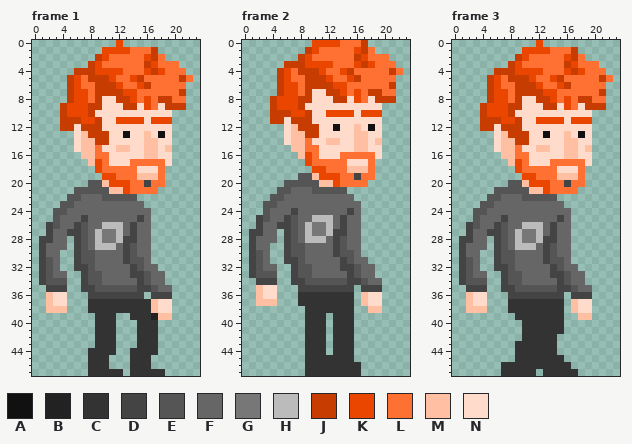
Edited in one commit: pixel-art file (animacije/vasko hoja reedit.aseprite). Above is the file before it was changed.
24x48 pixels, 4 frames. Shown: frame 1, frame 2, frame 3. The commit also changed other frames, which this record leaves out.
Palette (. is transparent): A #111111  B #222222  C #333333  D #444444  E #555555  F #666666  G #777777  H #bbbbbb  J #c73c00  K #eb4600  L #ff7033  M #ffbfa3  N #ffdbcc
Pixels before, frame 1, first column x 1:
 0 ...........K..........
 1 .........KKKKLLLJ.....
 2 ........JKLLLLLKJL....
 3 .......JKLLLLLLJKLLL..
 4 .....JJJKKKKLLLKJKLLL.
 5 ....JKLJJJKLLKJLLLLLJL
 6 ....JKLLJJJKLLKJLLLLL.
 7 ....JKKLJJJJKKLLLLLLJ.
 8 ....JKKLJNNJJKLKLJJLL.
 9 ...JKKKJJNNNJJNKLNJJJ.
10 ...JKKKJNNNNNNNNNNN...
11 ...JJJKKJNNKKKKNKKK...
12 ...JJNJJJNNNNNNNNNN...
13 .....NMJJJNNANNMNAN...
14 .....NMMJJNNNNNMMNN...
15 .....NMMLNNMMNNMMNM...
16 ......MMLLNNNNNMMNN...
17 .......MKLNNNLLLLLN...
18 ........KLLLLLNNNL....
19 .........KKLLLMMML....
20 .......EEMKKKLLDLL....
21 .....EEEEEMMKLLLL.....
22 ....EEFFFEEEEE........
23 ...EEFFFFFFFFFF.......
24 ..EEFFFFFFFFFFFF......
25 ..EFFFDFFFFFFFDF......
26 .DEFFDEFFHHHFDFF......
27 .DFFDDEFHGGHFDFF......
28 DDFF.DEFHGGHDDFF......
29 DFFF.DEFHHHFDEFF......
30 DFF..DEEFFFFDEFF......
31 DEF..DEEFFFFDEEF......
32 DEF..DDEFFFFFDEFF.....
33 DEFF..DEEFFFFDDEFF....
34 DEEE..DEEFFFFFDEFF....
35 .DDD..DDEEEEEEDDEFF...
36 .MNN...DDDDDDDD.DDD...
37 .MNN...CCCCCCCCCMNN...
38 .MMM...CCCCCCCCCMNN...
39 ........CCC..CCCBMM...
40 ........CCC...CCC.....
41 ........CCC...CCC.....
42 ........CCC...CCC.....
43 ........CCC...CCC.....
44 .......CCCC..CCCC.....
45 .......CCC...CCC......
46 .......CCC...CCC......
47 .......CCCCC.CCCCC....
Pixels before, frame 2, first column x 1:
 0 .........KKKKLLLJ.....
 1 ........JKLLLLLKJL....
 2 .......JKLLLLLLJKLLL..
 3 .....JJJKKKKLLLKJKLLL.
 4 ....JKLJJJKLLKJLLLLLJL
 5 ....JKLLJJJKLLKJLLLLL.
 6 ....JKKLJJJJKKLLLLLLJ.
 7 ....JKKLJNNJJKLKLJJLL.
 8 ...JKKKJJNNNJJNKLNJJJ.
 9 ...JKKKJNNNNNNNNNNN...
10 ...JJJKKJNNKKKKNKKK...
11 ...JJNJJJNNNNNNNNNN...
12 .....NMJJJNNANNMNAN...
13 .....NMMJJNNNNNMMNN...
14 .....NMMLNNMMNNMMNM...
15 ......MMLLNNNNNMMNN...
16 .......MKLNNNLLLLLN...
17 ........KLLLLLNNNL....
18 .........KKLLLMMML....
19 .......EEMKKKLLDLL....
20 .....EEEEEMMKLLLL.....
21 ....EEFFFEEEEE........
22 ...EEFFFFFFFFFF.......
23 ..EEFFFFFFFFFFFF......
24 ..EFFFDFFFFFFFDF......
25 .DEFFDEFFHHHFDFF......
26 .DFFDDEFHGGHFDFF......
27 DDFF.DEFHGGHDDFF......
28 DFFF.DEFHHHFDEFF......
29 DFF..DEEFFFFDEFF......
30 DEF..DEEFFFFDEEF......
31 DEF..DDEFFFFFDEFF.....
32 DEFF..DEEFFFFDDEFF....
33 DEEE..DEEFFFFFDEFF....
34 .DDD..DDEEEEEEDDEFF...
35 .MNN...DDDDDDDD.DDD...
36 .MNN...CCCCCCCC.MNN...
37 .MMM...CCCCCCCC.MNN...
38 ........CCCCCCC..MM...
39 ........CCC.CCC.......
40 ........CCC.CCC.......
41 ........CCC.CCC.......
42 ........CCC.CCC.......
43 ........CCC.CCC.......
44 ........CCC.CCC.......
45 ........CCCCCCC.......
46 ........CCCCCCCC......
47 ........CCCCCCCC......
Pixels before, frame 3, first column x 1:
 0 ...........K..........
 1 .........KKKKLLLJ.....
 2 ........JKLLLLLKJL....
 3 .......JKLLLLLLJKLLL..
 4 .....JJJKKKKLLLKJKLLL.
 5 ....JKLJJJKLLKJLLLLLJL
 6 ....JKLLJJJKLLKJLLLLL.
 7 ....JKKLJJJJKKLLLLLLJ.
 8 ....JKKLJNNJJKLKLJJLL.
 9 ...JKKKJJNNNJJNKLNJJJ.
10 ...JKKKJNNNNNNNNNNN...
11 ...JJJKKJNNKKKKNKKK...
12 ...JJNJJJNNNNNNNNNN...
13 .....NMJJJNNANNMNAN...
14 .....NMMJJNNNNNMMNN...
15 .....NMMLNNMMNNMMNM...
16 ......MMLLNNNNNMMNN...
17 .......MKLNNNLLLLLN...
18 ........KLLLLLNNNL....
19 .........KKLLLMMML....
20 .......EEMKKKLLDLL....
21 .....EEEEEMMKLLLL.....
22 ....EEFFFEEEEE........
23 ...EEFFFFFFFFFF.......
24 ..EEFFFFFFFFFFFF......
25 ..EFFFDFFFFFFFDF......
26 .DEFFDEFFHHHFDFF......
27 .DFFDDEFHGGHFDFF......
28 DDFF.DEFHGGHDDFF......
29 DFFF.DEFHHHFDEFF......
30 DFF..DEEFFFFDEFF......
31 DEF..DEEFFFFDEEF......
32 DEF..DDEFFFFFDEFF.....
33 DEFF..DEEFFFFDDEFF....
34 DEEE..DEEFFFFFDEFF....
35 .DDD..DDEEEEEEDDEFF...
36 .MNN...DDDDDDDD.DDD...
37 .MNN...CCCCCCCC.MNN...
38 .MMM...CCCCCCCC.MNN...
39 ........CCCCCCC..MM...
40 .........CCCCCC.......
41 .........CCCCCC.......
42 .........CCCCC........
43 ........CCCCCC........
44 ........CCCCCC........
45 ........CCCCCCC.......
46 ......CCCCCCCCCC......
47 ......CCCCC.CCCCC.....
The result:
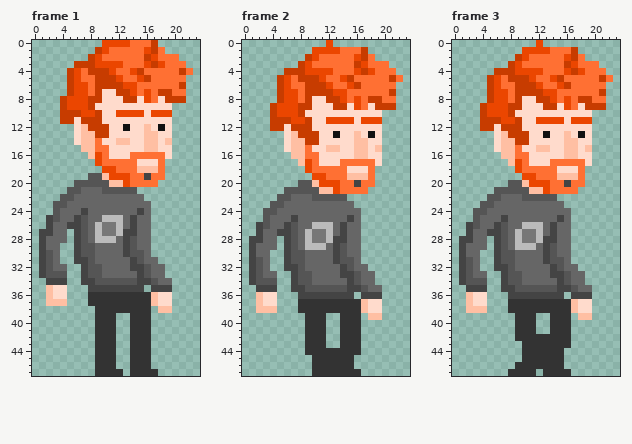
Difference:
Frame 1:
y 0: x 10..11 .. -> KK; x 13..17 ..... -> KLLLJ
y 1: x 9 . -> J; x 11..13 KKK -> LLL; x 16 L -> K; x 18 . -> L
y 2: x 8..10 .JK -> JKL; x 16..17 KJ -> JK; x 19..20 .. -> LL
y 3: x 6..7 .. -> JJ; x 10..12 LLL -> KKK; x 16..18 JKL -> KJK; x 21 . -> L
y 4: x 5..7 .JJ -> JKL; x 9..10 KK -> JJ; x 12 K -> L; x 14..18 LLKJK -> KJLLL; x 21..22 L. -> JL
y 5: x 8 J -> L; x 11..12 KL -> JK; x 14..16 KJL -> LKJ; x 21..22 JL -> L.
y 6: x 7 L -> K; x 12..16 KLLKJ -> JKKLL; x 21 L -> J
y 7: x 10..11 JJ -> NN; x 13 K -> J; x 16 L -> K; x 18..19 LL -> JJ; x 21 J -> L
y 8: x 4..5 .J -> JK; x 8 L -> J; x 12 J -> N; x 14..15 KL -> JN; x 18 J -> N; x 20..21 LL -> JJ
y 9: x 9 J -> N; x 13..14 JJ -> NN; x 16..17 KL -> NN; x 19..21 JJJ -> N..
y 10: x 5..6 KK -> JJ; x 8..9 JN -> KJ; x 12..15 NNNN -> KKKK; x 17..19 NNN -> KKK
y 11: x 6..8 JKK -> NJJ; x 12..15 KKKK -> NNNN; x 17..19 KKK -> NNN
y 12: x 4..5 JJ -> ..; x 7 J -> M; x 10 N -> J; x 13 N -> A; x 16 N -> M; x 18 N -> A
y 13: x 8 J -> M; x 13 A -> N; x 17..18 NA -> MN
y 14: x 9..10 JJ -> LN; x 12..13 NN -> MM; x 19 N -> M
y 15: x 6 N -> .; x 10 N -> L; x 12..13 MM -> NN; x 19 M -> N
y 16: x 7 M -> .; x 9 L -> K; x 14..18 NNMMN -> LLLLL
y 17: x 8 M -> .; x 11..13 NNN -> LLL; x 15..17 LLL -> NNN; x 19 N -> .
y 18: x 9..11 KLL -> .KK; x 15..17 NNN -> MMM
y 19: x 8..10 ..K -> EEM; x 12..13 LL -> KK; x 15..17 MMM -> LDL
y 20: x 6..7 .. -> EE; x 10..12 MKK -> EMM; x 16 D -> L; x 18 L -> .
y 21: x 5 . -> E; x 7..9 EEE -> FFF; x 11..17 MMKLLLL -> EEEE...
y 22: x 4 . -> E; x 6 E -> F; x 10..15 EEEEE. -> FFFFFF
y 23: x 3 . -> E; x 5 E -> F; x 16 . -> F
y 24: x 4 E -> F; x 7 F -> D; x 15 F -> D
y 25: x 2 . -> D; x 6..7 FD -> DE; x 10..12 FFF -> HHH; x 14..15 FD -> DF
y 26: x 3 E -> F; x 5 F -> D; x 9..11 FHH -> HGG
y 27: x 1 . -> D; x 5 D -> .; x 13 F -> D
y 28: x 2 D -> F; x 10..12 GGH -> HHF; x 14 D -> E
y 29: x 4 F -> .; x 8..11 FHHH -> EFFF
y 30: x 2 F -> E; x 15 F -> E
y 31: x 7 E -> D; x 13..14 DE -> FD; x 17 . -> F
y 32: x 4 . -> F; x 6 D -> .; x 9 F -> E; x 15..16 EF -> DE; x 18 . -> F
y 33: x 3..4 FF -> EE; x 14 D -> F
y 34: x 1..4 DEEE -> .DDD; x 8 E -> D; x 10..14 FFFFF -> EEEEE; x 16..17 EF -> DE; x 19 . -> F
y 35: x 2..4 DDD -> MNN; x 7 D -> .; x 9..14 EEEEEE -> DDDDDD; x 16..19 DEFF -> .DDD
y 36: x 8..19 DDDDDDDD.DDD -> CCCCCCCCCMNN
y 37: x 3..4 NN -> MM
y 38: x 2..4 MMM -> ...; x 8 C -> .; x 17..19 MNN -> .MM
y 39: x 17..19 BMM -> ...
y 40..43: x 14 . -> C; x 17 C -> .
y 44: x 8 C -> .; x 17 C -> .
y 45..46: x 8 C -> .; x 11 . -> C
y 47: x 8 C -> .; x 18 C -> .
Frame 2:
y 0: x 10..11 KK -> ..; x 13..17 KLLLJ -> .....
y 1: x 9 J -> .; x 11..13 LLL -> KKK; x 16 K -> L; x 18 L -> .
y 2: x 8..10 JKL -> .JK; x 16..17 JK -> KJ; x 19..20 LL -> ..
y 3: x 6..7 JJ -> ..; x 10..12 KKK -> LLL; x 16..18 KJK -> JKL; x 21 L -> .
y 4: x 5..7 JKL -> .JJ; x 9..10 JJ -> KK; x 12 L -> K; x 14..18 KJLLL -> LLKJK; x 21..22 JL -> L.
y 5: x 8 L -> J; x 11..12 JK -> KL; x 14..16 LKJ -> KJL; x 21..22 L. -> JL
y 6: x 7 K -> L; x 12..16 JKKLL -> KLLKJ; x 21 J -> L
y 7: x 10..11 NN -> JJ; x 13 J -> K; x 16 K -> L; x 18..19 JJ -> LL; x 21 L -> J
y 8: x 4..5 JK -> .J; x 8 J -> L; x 12 N -> J; x 14..15 JN -> KL; x 18 N -> J; x 20..21 JJ -> LL
y 9: x 9 N -> J; x 13..14 NN -> JJ; x 16..17 NN -> KL; x 19..21 N.. -> JJJ
y 10: x 5..6 JJ -> KK; x 8..9 KJ -> JN; x 12..15 KKKK -> NNNN; x 17..19 KKK -> NNN
y 11: x 6..8 NJJ -> JKK; x 12..15 NNNN -> KKKK; x 17..19 NNN -> KKK
y 12: x 4..5 .. -> JJ; x 7 M -> J; x 10 J -> N; x 13 A -> N; x 16 M -> N; x 18 A -> N
y 13: x 8 M -> J; x 13 N -> A; x 17..18 MN -> NA
y 14: x 9..10 LN -> JJ; x 12..13 MM -> NN; x 19 M -> N
y 15: x 6 . -> N; x 10 L -> N; x 12..13 NN -> MM; x 19 N -> M
y 16: x 7 . -> M; x 9 K -> L; x 14..18 LLLLL -> NNMMN
y 17: x 8 . -> M; x 11..13 LLL -> NNN; x 15..17 NNN -> LLL; x 19 . -> N
y 18: x 9..11 .KK -> KLL; x 15..17 MMM -> NNN
y 19: x 8..10 EEM -> ..K; x 12..13 KK -> LL; x 15..17 LDL -> MMM
y 20: x 6..7 EE -> ..; x 10..12 EMM -> MKK; x 16 L -> D; x 18 . -> L
y 21: x 5 E -> .; x 7..9 FFF -> EEE; x 11..17 EEEE... -> MMKLLLL
y 22: x 4 E -> .; x 6 F -> E; x 10..15 FFFFFF -> EEEEE.
y 23: x 3 E -> .; x 5 F -> E; x 16 F -> .
y 24: x 4 F -> E; x 7 D -> F; x 15 D -> F
y 25: x 2 D -> .; x 6..7 DE -> FD; x 10..12 HHH -> FFF; x 14..15 DF -> FD
y 26: x 3 F -> E; x 5 D -> F; x 9..11 HGG -> FHH
y 27: x 1 D -> .; x 5 . -> D; x 13 D -> F
y 28: x 2 F -> D; x 10..12 HHF -> GGH; x 14 E -> D
y 29: x 4 . -> F; x 8..11 EFFF -> FHHH
y 30: x 2 E -> F; x 15 E -> F
y 31: x 7 D -> E; x 13..14 FD -> DE; x 17 F -> .
y 32: x 4 F -> .; x 6 . -> D; x 9 E -> F; x 15..16 DE -> EF; x 18 F -> .
y 33: x 3..4 EE -> FF; x 14 F -> D
y 34: x 1..4 .DDD -> DEEE; x 8 D -> E; x 10..14 EEEEE -> FFFFF; x 16..17 DE -> EF; x 19 F -> .
y 35: x 2..4 MNN -> DDD; x 7 . -> D; x 9..14 DDDDDD -> EEEEEE; x 16..19 .DDD -> DEFF
y 36: x 8..15 CCCCCCCC -> DDDDDDDD; x 17..19 MNN -> DDD
y 37: x 3..4 MM -> NN; x 16 . -> C
y 38: x 2..4 ... -> MMM; x 8 . -> C; x 16..19 ..MM -> CMNN
y 39: x 13 C -> .; x 16 . -> C; x 18..19 .. -> MM
y 40..43: x 13 C -> .; x 16 . -> C
y 44: x 12 . -> C; x 16 . -> C
y 45: x 9 C -> .
y 46: x 9 C -> .; x 16 C -> .
y 47: x 9 C -> .
Frame 3:
y 37..38: x 16 . -> C
y 39: x 12..13 CC -> ..; x 16 . -> C
y 40..41: x 9 . -> C; x 12..13 CC -> ..; x 16 . -> C
y 42: x 9 . -> C; x 15..16 .. -> CC
y 43: x 9 C -> .; x 15..16 .. -> CC
y 44: x 9 C -> .; x 15 . -> C
y 45: x 9 C -> .
y 46: x 7..8 CC -> ..; x 16 C -> .
y 47: x 7 C -> .; x 17 C -> .
Boxes around the changes in both pictures, in picture pixels (x1, y1, x2, y2):
changed: (39, 40, 193, 376)
changed: (249, 40, 403, 376)
changed: (501, 299, 578, 376)
